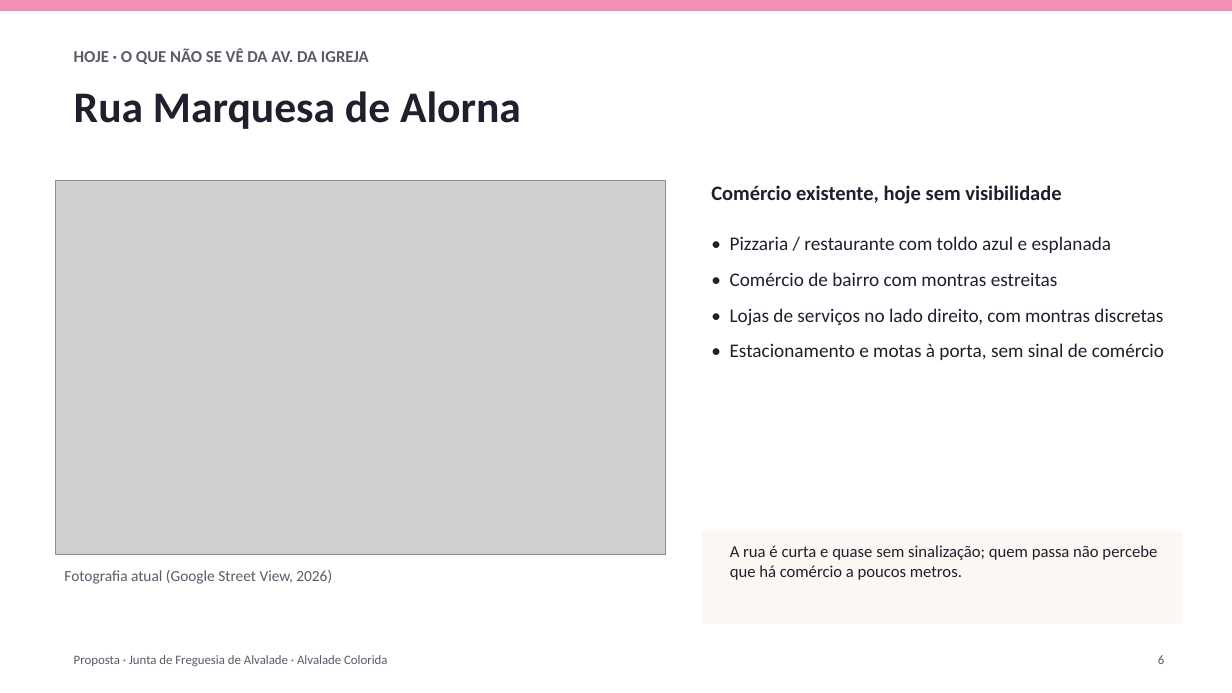
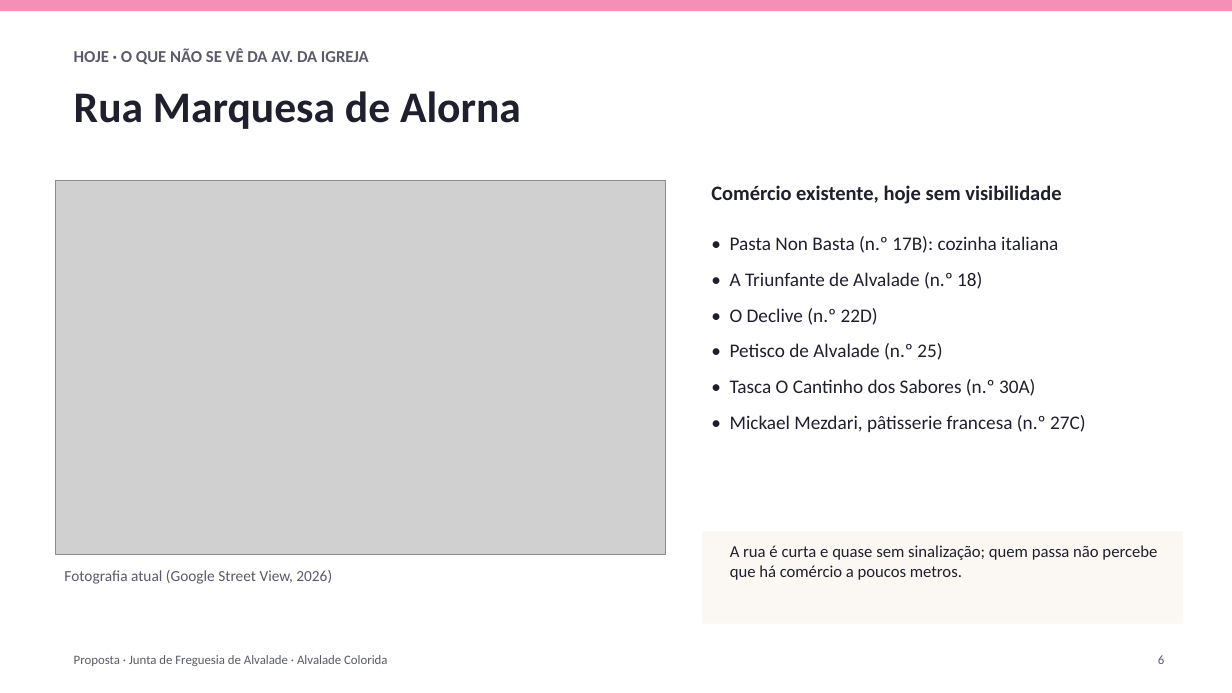
Before and after one commit to zavricardo-debug/travelsites, a slide deck: slide 6 of propostas/alvalade/Proposta_Alvalade_Colorida.pptx. Drawn at 1232x693 pixels with LibreOffice and Linux fonts; fonts in the diff are those of the drawing; grey boxes stand for pictures. Boxes give left, top, right and bottom in pixels: in the first picture for what was removed or moved away, otherwise in the second. Text is boxed around its words. In the diff, an @@ line names an element or a change of style, - is before the commit and + after.

```diff
--- a/propostas/alvalade/Proposta_Alvalade_Colorida.pptx
+++ b/propostas/alvalade/Proposta_Alvalade_Colorida.pptx
@@ text at (730,236,1086,432): text changed @@
-• Pizzaria / restaurante com toldo azul e esplanada
-• Comércio de bairro com montras estreitas
-• Lojas de serviços no lado direito, com montras discretas
-• Estacionamento e motas à porta, sem sinal de comércio
+• Pasta Non Basta (n.º 17B): cozinha italiana
+• A Triunfante de Alvalade (n.º 18)
+• O Declive (n.º 22D)
+• Petisco de Alvalade (n.º 25)
+• Tasca O Cantinho dos Sabores (n.º 30A)
+• Mickael Mezdari, pâtisserie francesa (n.º 27C)
```
Also in this commit, not shown: 8 other slides changed, 1 other file.
